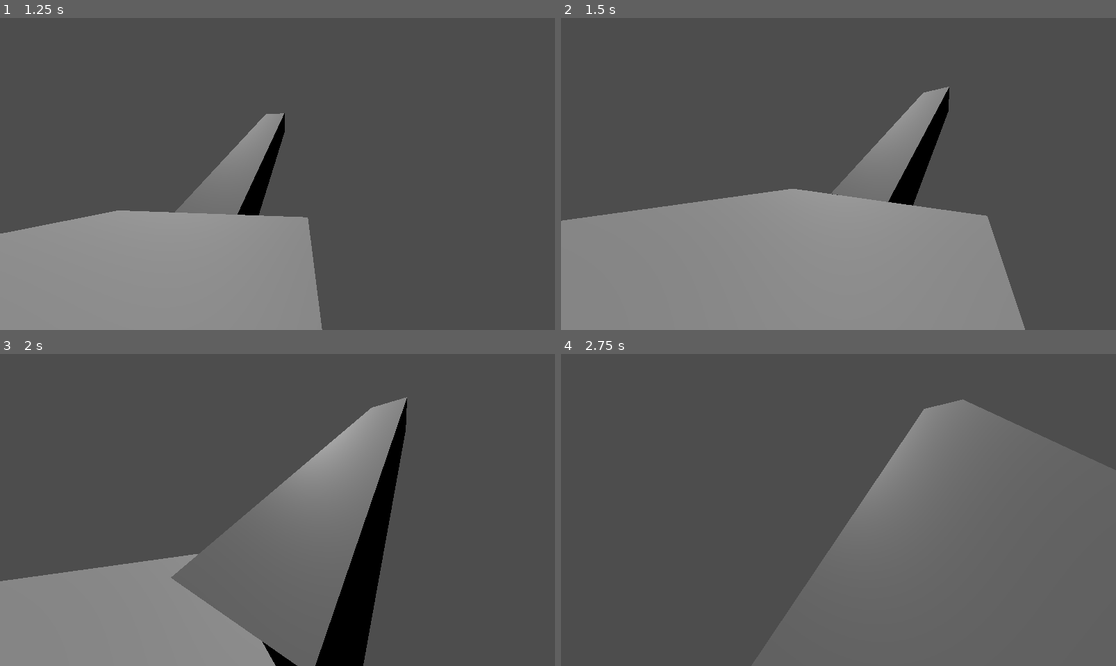
Above: before the commit, frames 1-4 (two rows, left to right).
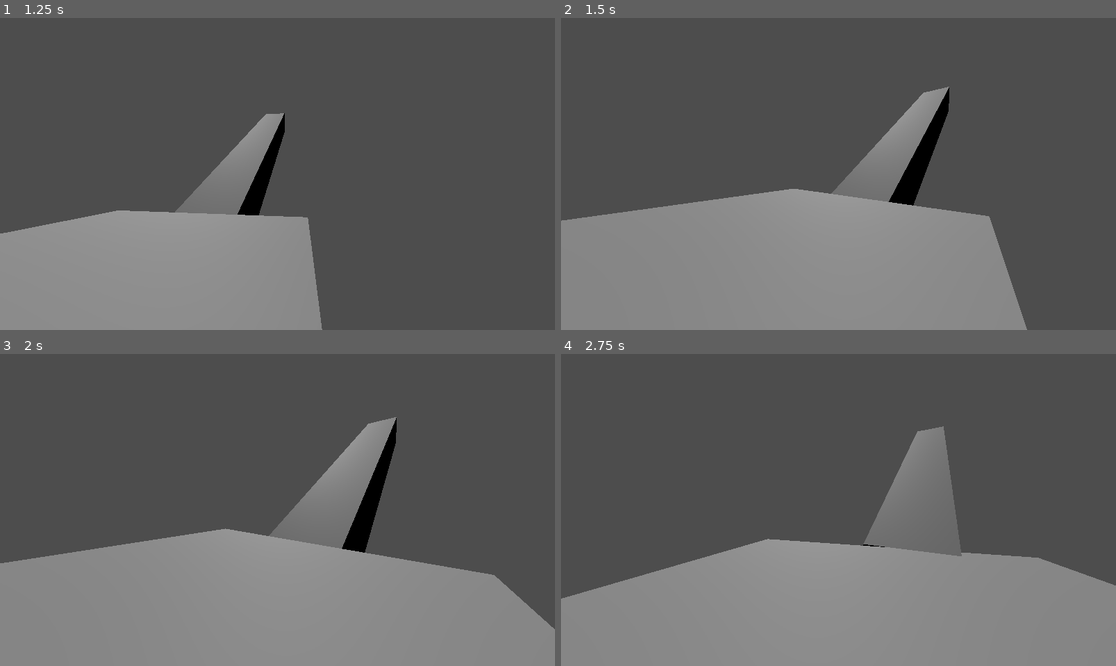
Above: after the commit, the same moments.

Repository: danitheturtle/godly-pets-delivery-service
Game: Godot game, scene res://scenes/main.tscn
Same seed, same stepped clock (60 frames per second), same inputs: the game is played once before the commit and once after it.
Inputs (mouse positions are in pixels of both pictures, inside the frame that each line leads up to):
- Up to frame 1 (1.25 s): tap Enter at 0.5 s; move the mouse to (399, 158) at 0.52 s; press the mouse at (399, 158) at 0.53 s; hold D (right) from 0.53 s (still down)
- Up to frame 2 (1.5 s): move the mouse to (810, 174) at 1.27 s; release D (right) at 1.28 s; release the mouse at (810, 174) at 1.28 s; hold W (forward) from 1.28 s (still down); tap Q (rotate_ccw) at 1.35 s
- Up to frame 3 (2 s): keep holding W (forward)
- Up to frame 4 (2.75 s): keep holding W (forward); move the mouse to (849, 503) at 2.02 s; hold E (rotate_cw) from 2.03 s (still down)

Frame 1 is identical in both runs. In frame 2, 0.2% of the frame differs, in the area x 0-84%, y 22-100%; in frame 3, 27%; in frame 4, 41%, in the area x 0-100%, y 14-100%.

Commit message:
moved obsidian repo, added active player detection for platform control

Diff:
--- a/godot/scenes/player.tscn
+++ b/godot/scenes/player.tscn
@@ -6,22 +6,21 @@
 
 [sub_resource type="CapsuleMesh" id="CapsuleMesh_sugp2"]
 
-[node name="CharacterBody3D" type="CharacterBody3D"]
+[node name="Player" type="CharacterBody3D"]
 floor_constant_speed = true
 floor_snap_length = 1.0
 platform_on_leave = 2
 script = ExtResource("1_3vyb7")
 
-[node name="CollisionShape3D" type="CollisionShape3D" parent="."]
+[node name="PlayerCollisionShape3D" type="CollisionShape3D" parent="."]
 transform = Transform3D(1, 0, 0, 0, 1, 0, 0, 0, 1, 0, 1, 0)
 shape = SubResource("CapsuleShape3D_3vyb7")
 
-[node name="MeshInstance3D" type="MeshInstance3D" parent="."]
+[node name="PlayerMesh" type="MeshInstance3D" parent="."]
 transform = Transform3D(1, 0, 0, 0, 1, 0, 0, 0, 1, 0, 1, 0)
-visible = false
 mesh = SubResource("CapsuleMesh_sugp2")
 
-[node name="Camera3D" type="Camera3D" parent="."]
+[node name="PlayerCamera" type="Camera3D" parent="."]
 transform = Transform3D(1, 0, 0, 0, 1, 0, 0, 0, 1, 0, 1.5, 0)
 current = true
 fov = 85.0
--- a/godot/scenes/square_platform.tscn
+++ b/godot/scenes/square_platform.tscn
@@ -8,23 +8,31 @@
 [sub_resource type="BoxMesh" id="BoxMesh_o5qli"]
 size = Vector3(9, 3, 9)
 
+[sub_resource type="BoxShape3D" id="BoxShape3D_klhda"]
+size = Vector3(7, 3, 7)
+
 [sub_resource type="SphereShape3D" id="SphereShape3D_pi4wo"]
 
 [node name="SquarePlatform" type="AnimatableBody3D"]
 script = ExtResource("1_klhda")
-secondsPerRotation = null
-rotationStops = null
 
 [node name="FloorCollider" type="CollisionShape3D" parent="."]
 shape = SubResource("BoxShape3D_sgp6g")
 
-[node name="Floor" type="MeshInstance3D" parent="."]
+[node name="FloorMesh" type="MeshInstance3D" parent="."]
 mesh = SubResource("BoxMesh_o5qli")
+
+[node name="ActorDetector" type="Area3D" parent="."]
+transform = Transform3D(1, 0, 0, 0, 1, 0, 0, 0, 1, 0, 3, 0)
+
+[node name="CollisionShape3D" type="CollisionShape3D" parent="ActorDetector"]
+shape = SubResource("BoxShape3D_klhda")
 
 [node name="Pivots" type="Node3D" parent="."]
 
 [node name="xPosPivot" type="Area3D" parent="Pivots"]
 transform = Transform3D(1, 0, 0, 0, 1, 0, 0, 0, 1, 4.5, 0, 0)
+monitoring = false
 monitorable = false
 
 [node name="CollisionShape3D" type="CollisionShape3D" parent="Pivots/xPosPivot"]
@@ -32,6 +40,7 @@
 
 [node name="xNegPivot" type="Area3D" parent="Pivots"]
 transform = Transform3D(-1, 0, -8.742278e-08, 0, 1, 0, 8.742278e-08, 0, -1, -4.5, 0, 0)
+monitoring = false
 monitorable = false
 
 [node name="CollisionShape3D" type="CollisionShape3D" parent="Pivots/xNegPivot"]
@@ -39,6 +48,7 @@
 
 [node name="zPosPivot" type="Area3D" parent="Pivots"]
 transform = Transform3D(-4.371139e-08, 0, -1, 0, 1, 0, 1, 0, -4.371139e-08, 0, 0, 4.5)
+monitoring = false
 monitorable = false
 
 [node name="CollisionShape3D" type="CollisionShape3D" parent="Pivots/zPosPivot"]
@@ -46,6 +56,7 @@
 
 [node name="zNegPivot" type="Area3D" parent="Pivots"]
 transform = Transform3D(-4.371139e-08, 0, 1, 0, 1, 0, -1, 0, -4.371139e-08, 0, 0, -4.5)
+monitoring = false
 monitorable = false
 
 [node name="CollisionShape3D" type="CollisionShape3D" parent="Pivots/zNegPivot"]
--- a/godot/scripts/platform.gd
+++ b/godot/scripts/platform.gd
@@ -1,12 +1,19 @@
 extends AnimatableBody3D
+class_name Platform
+
 @export var secondsPerRotation = 1.0
 @export var rotationStops = 4
-@export var displayBasis: Basis = transform.basis
+#@export var displayBasis: Basis = transform.basis
 
+@onready var pivotsParent = $Pivots
+@onready var actorDetector = $ActorDetector
+
+var pivots: Array[Node] = []
 var basisStops: Array[Basis] = []
 var rotationIndex: int = 0
 var rotationTimer: float = 0.0
 
+var controlled = false
 var rotationDir = 0
 var cw_queued = false
 var ccw_queued = false
@@ -17,10 +24,13 @@
 	var rotationPerStepRad = TAU / rotationStops
 	for i in range(1, rotationStops):
 		basisStops.append(basisStops[0].rotated(Vector3.UP, i*rotationPerStepRad).orthonormalized())
+	# make sure the actor detector is monitoring for changes, and rig up its collision signal to a local function
+	actorDetector.body_entered.connect(_entered_control_area)
+	actorDetector.body_exited.connect(_exited_control_area)
+	# get array of stair pivot areas and their basis stops
+	pivots = pivotsParent.get_children()
 
 func _physics_process(delta: float) -> void:
-	displayBasis = transform.basis
-
 	if (rotationDir == 0):
 		if (cw_queued):
 			cw_queued = false
@@ -32,6 +42,7 @@
 		rotate_platform(rotationDir, delta)
 
 func _unhandled_key_input(event: InputEvent) -> void:
+	if (!controlled): return
 	var eventHandled: bool = false
 	# movement
 	if (event.is_action_pressed("rotate_cw")):
@@ -57,3 +68,11 @@
 		rotationIndex = toIndex
 		rotationDir = 0
 		rotationTimer = 0.0
+
+func _entered_control_area(node: Node):
+	if (node is Player):
+		controlled = true
+
+func _exited_control_area(node: Node):
+	if (node is Player):
+		controlled = false
--- a/godot/scripts/player.gd
+++ b/godot/scripts/player.gd
@@ -1,4 +1,6 @@
 extends CharacterBody3D
+
+class_name Player
 
 @export var GRAVITY = -2
 @export var PLAYER_SPEED = 3
@@ -9,8 +11,8 @@
 var mouseCaptured = false
 
 # child nodes
-@onready var camera = $Camera3D
-@onready var collider = $CollisionShape3D
+@onready var camera = $PlayerCamera
+@onready var collider = $PlayerCollisionShape3D
 
 # Called when the node enters the scene tree for the first time.
 func _ready() -> void:
Not shown: 1 places in godot/scenes/square_platform.tscn that only renumber resources
Not shown, added: gpds_obsidian/.obsidian/app.json
Not shown, added: gpds_obsidian/.obsidian/appearance.json
Not shown, added: gpds_obsidian/.obsidian/core-plugins.json
Not shown, added: gpds_obsidian/.obsidian/graph.json
Not shown, added: gpds_obsidian/.obsidian/workspace.json
Not shown, added: gpds_obsidian/Game Pitch.md
Not shown, added: gpds_obsidian/Mechanics/Platforms With Nodes On A Path.md
Not shown, added: gpds_obsidian/Pets/Cerberus delivered to Hades.md
Not shown, added: gpds_obsidian/Pets/Tentacle monster delivered to Cthulu.md
